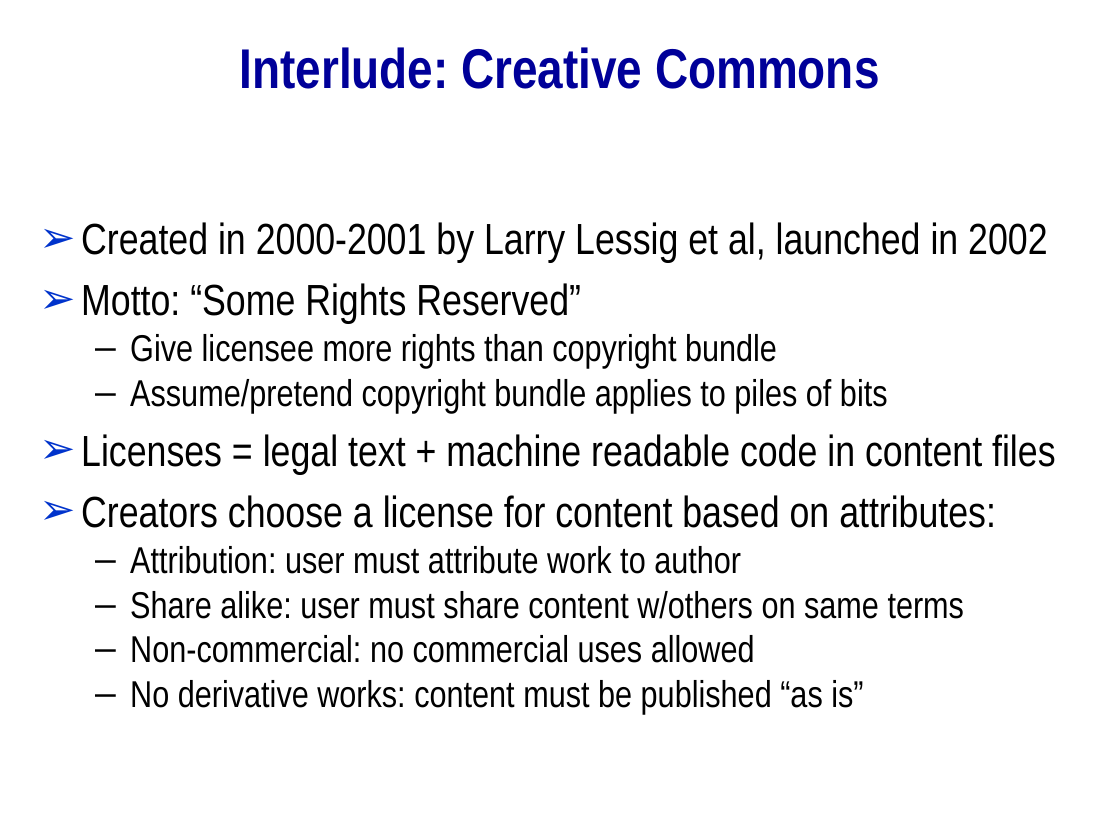
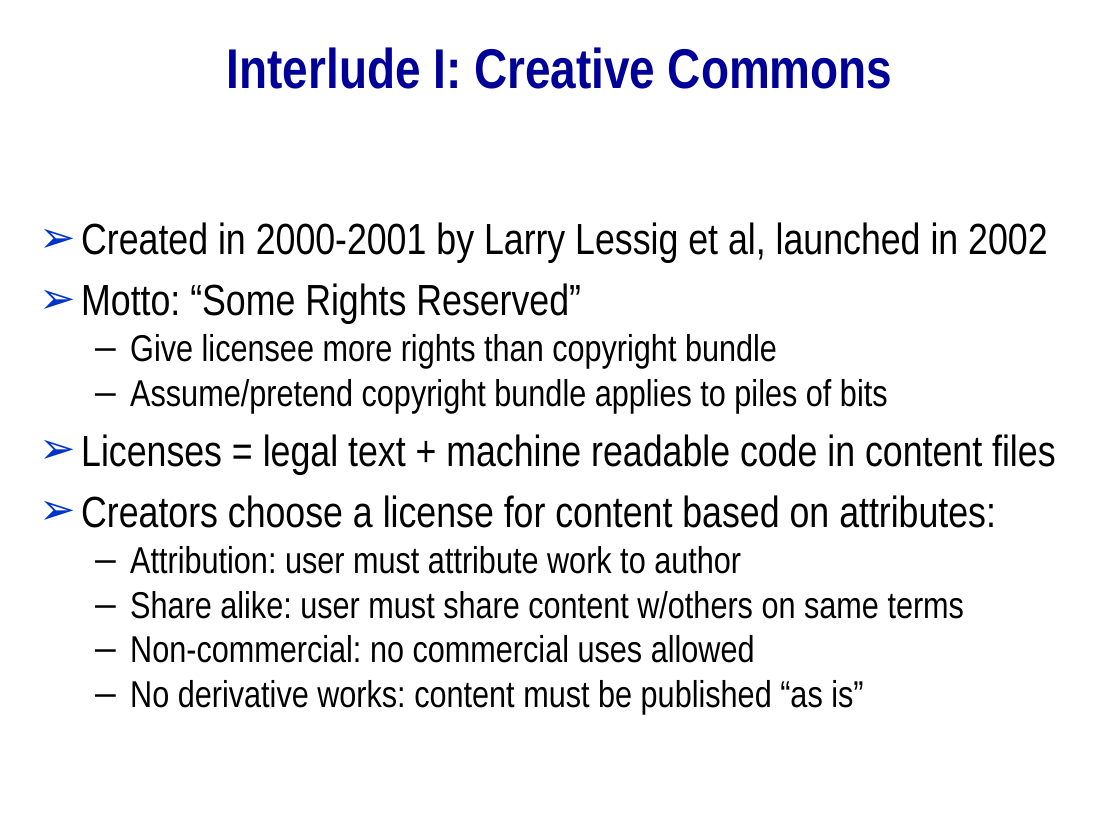
Before and after one commit to mitmedialab/2019-MIT-Computational-Law-Course, a slide deck: slide 14 of Presentations/Rights Expression Languages.pptx. Drawn at 1120x840 pixels with LibreOffice and Linux fonts; fonts in the diff are those of the drawing; background and template pictures are left out. Boxes give left, top, right and bottom in pixels: in the first picture for what was removed or moved away, otherwise in the second. Text is boxed around its words. In the diff, an @@ line names an element or a change of style, - is before the commit and + after.

```diff
--- a/Presentations/Rights Expression Languages.pptx
+++ b/Presentations/Rights Expression Languages.pptx
@@ title at (227,47,892,89): text changed @@
-Interlude: Creative Commons
+Interlude I: Creative Commons
```
Also in this commit, not shown: 12 other slides changed, 8 slides added, 2 slides removed, 1 other file.
